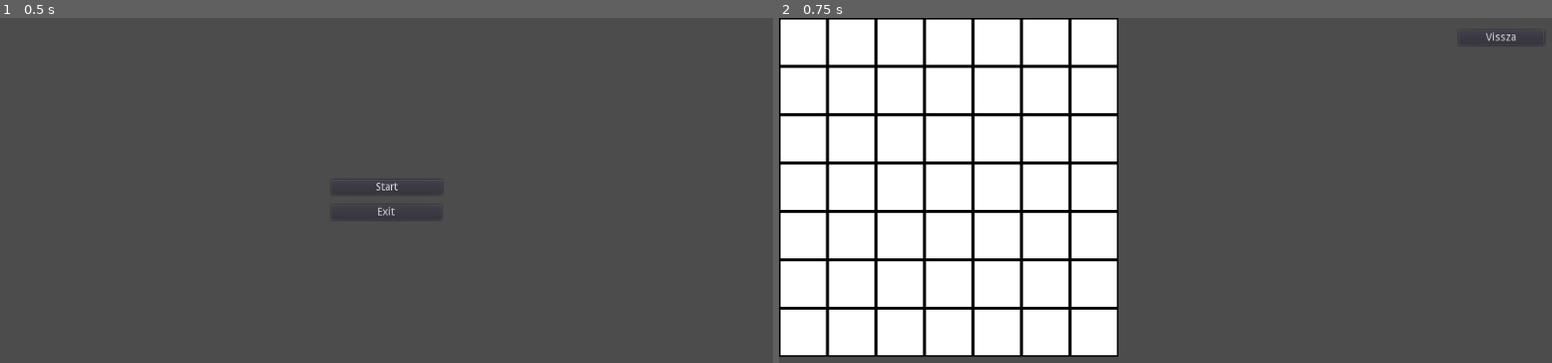
Above: before the commit, frames 1-2 (left to right).
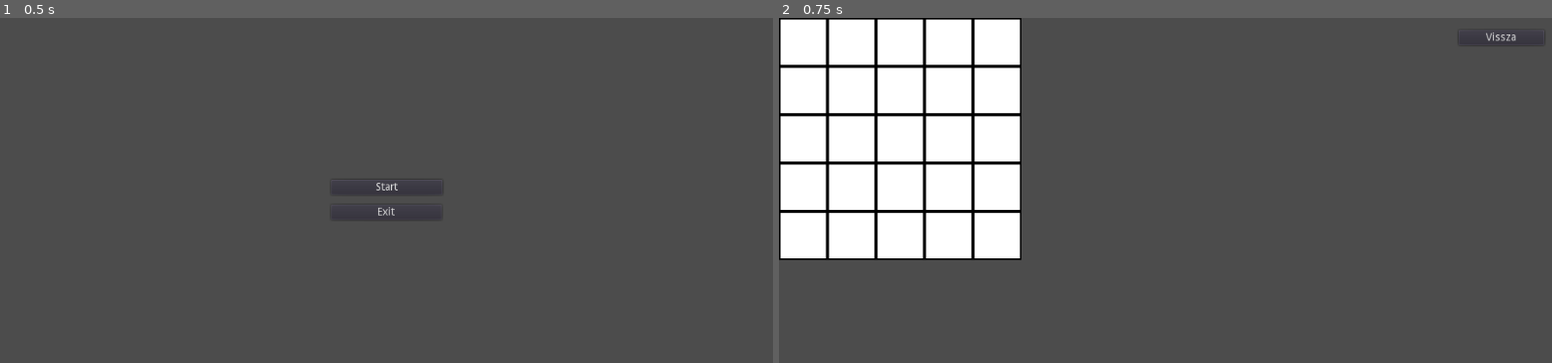
Above: after the commit, the same moments.

Repository: Gellifree/DigItAround
Game: Godot game, scene res://Scenes & Scripts/Main.tscn
The game is run twice, just before and just after one commit, with the same random seed, the same clock (stepped at 60 frames per second) and the same inputs.
Inputs:
- Up to frame 1 (0.5 s): no input
- Up to frame 2 (0.75 s): click "Start" at 0.5 s

Frame 1 is identical in both runs. In frame 2, 21% of the frame differs, in the area x 0-44%, y 0-99%.

Commit message:
Nyerési kondíció elkészítése

Diff:
--- a/GodotSweeper/Scenes & Scripts/PlayGround.tscn
+++ b/GodotSweeper/Scenes & Scripts/PlayGround.tscn
@@ -203,7 +203,6 @@
 }
 
 [node name="LoseDialog" type="AcceptDialog" parent="."]
-visible = true
 margin_left = 421.0
 margin_top = 220.0
 margin_right = 594.0
@@ -224,10 +223,13 @@
 text = "Vesztettél :("
 
 [node name="WinDialog" type="AcceptDialog" parent="."]
+visible = true
 margin_left = 418.0
 margin_top = 310.0
 margin_right = 594.0
 margin_bottom = 379.0
+rect_clip_content = true
+popup_exclusive = true
 window_title = "Játék vége"
 
 [node name="RichTextLabel" type="RichTextLabel" parent="WinDialog"]
@@ -238,3 +240,4 @@
 text = "Nyertél! :)"
 [connection signal="pressed" from="BackButton" to="." method="_on_BackButton_pressed"]
 [connection signal="confirmed" from="LoseDialog" to="." method="_on_LoseDialog_confirmed"]
+[connection signal="confirmed" from="WinDialog" to="." method="_on_WinDialog_confirmed"]
--- a/GodotSweeper/Scenes & Scripts/PlayGroundScene.gd
+++ b/GodotSweeper/Scenes & Scripts/PlayGroundScene.gd
@@ -9,6 +9,31 @@
 #Az első kattintásnál sosem lehet akna, ezért figyeljük hogy az első kattintás-e,
 #és ha igen, akkor a kattintás helyéről ha van, elvesszük az aknát, és körülötte is!
 var firstClick = 0
+var matrixSize = 5
+
+#Győzelmi kondíció
+#A markerben bennevan hogy hány darab mezőt fedtünk fel, ha összegezzük a bennelévő eggyeseket
+#A map-ben bennevan, hogy hány darab bombánk van
+#Hogy ha a markerben felfedtünk annyi blokkot, amihez hozzáadva a bombák számát, megkapjuk az összes elemet, akkor minden blokk felvan fedve,
+#ami nem bomba
+
+func sumMatrix(matrix):
+	var result = 0
+	for i in range(len(matrix)):
+		for j in range(len(matrix)):
+			result += matrix[i][j]
+	return result
+
+func didWeWin():
+	var marked = 0
+	var bombs = 0
+	marked = sumMatrix(marker)
+	bombs = sumMatrix(map)
+	print("marked sum:", marked)
+	print("bombs sum:", bombs)
+	if(marked + bombs == matrixSize * matrixSize):
+		$WinDialog.popup()
+
 
 func generateMap(size):
 	#Generáljunk le egy pályát
@@ -24,7 +49,7 @@
 	for i in range(size):
 		for j in range(size):
 			var rnd = rngen.randf_range(0, 100)
-			if(rnd > 75):
+			if(rnd > 80):
 				map[i][j] = 1
 		print(map[i])
 
@@ -121,9 +146,10 @@
 		$LoseDialog.popup()
 		Reveal()
 	else:
+		didWeWin()
 		if(bombCount[point[0]][point[1]] != 0):
 			revealSingleTile(point)
-			marker[point[0]][point[1]] == 1
+			marker[point[0]][point[1]] = 1
 		else:
 			revealZeroes(point)
 	pass
@@ -153,10 +179,10 @@
 # Called when the node enters the scene tree for the first time.
 func _ready():
 	#Töltsük ki a játékteret
-	setTileMap(7)
+	setTileMap(matrixSize)
 	#Hozzuk létre a pályát, ami tárolja hogy hol vannak a bombák
 
-	generateMap(7)
+	generateMap(matrixSize)
 	generateBombCount()
 	generateMarker()
 	#Reveal()
@@ -215,3 +241,7 @@
 
 func _on_LoseDialog_confirmed():
 	get_tree().change_scene("res://Scenes & Scripts/Main.tscn")
+
+
+func _on_WinDialog_confirmed():
+	get_tree().change_scene("res://Scenes & Scripts/Main.tscn")
